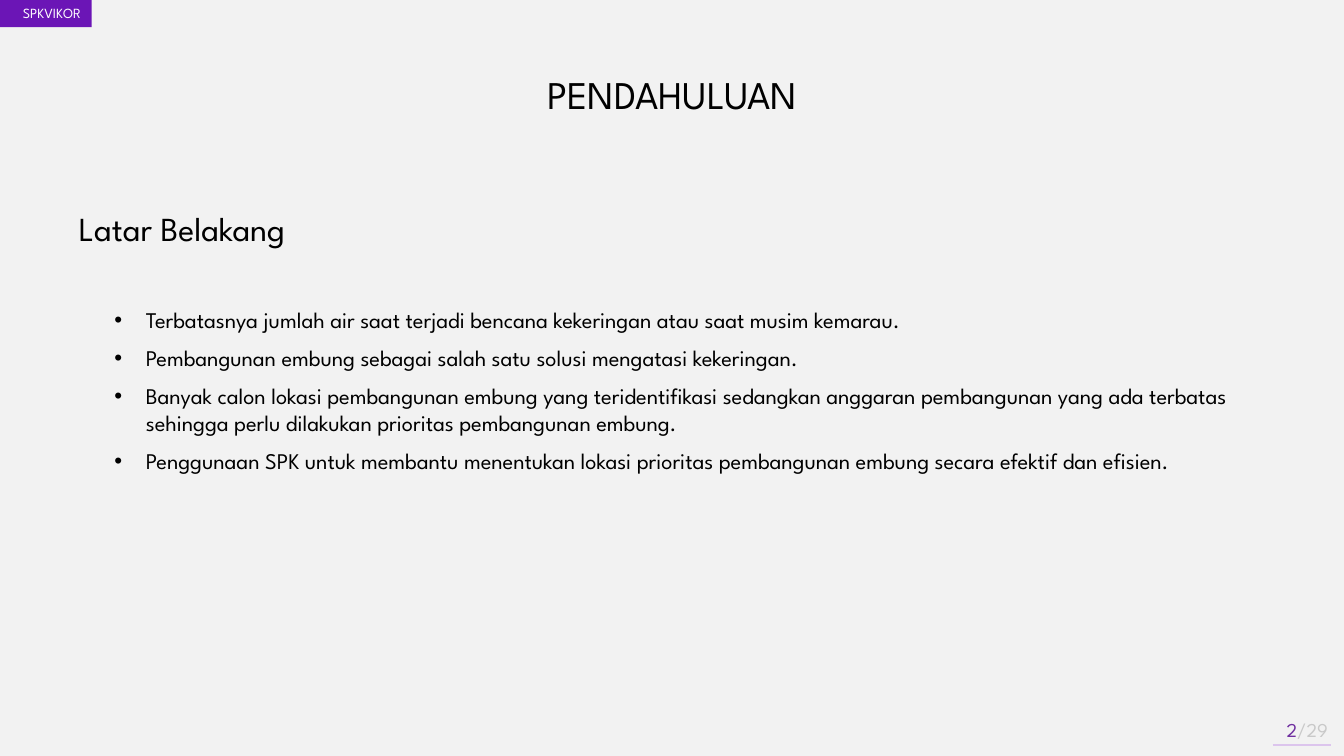
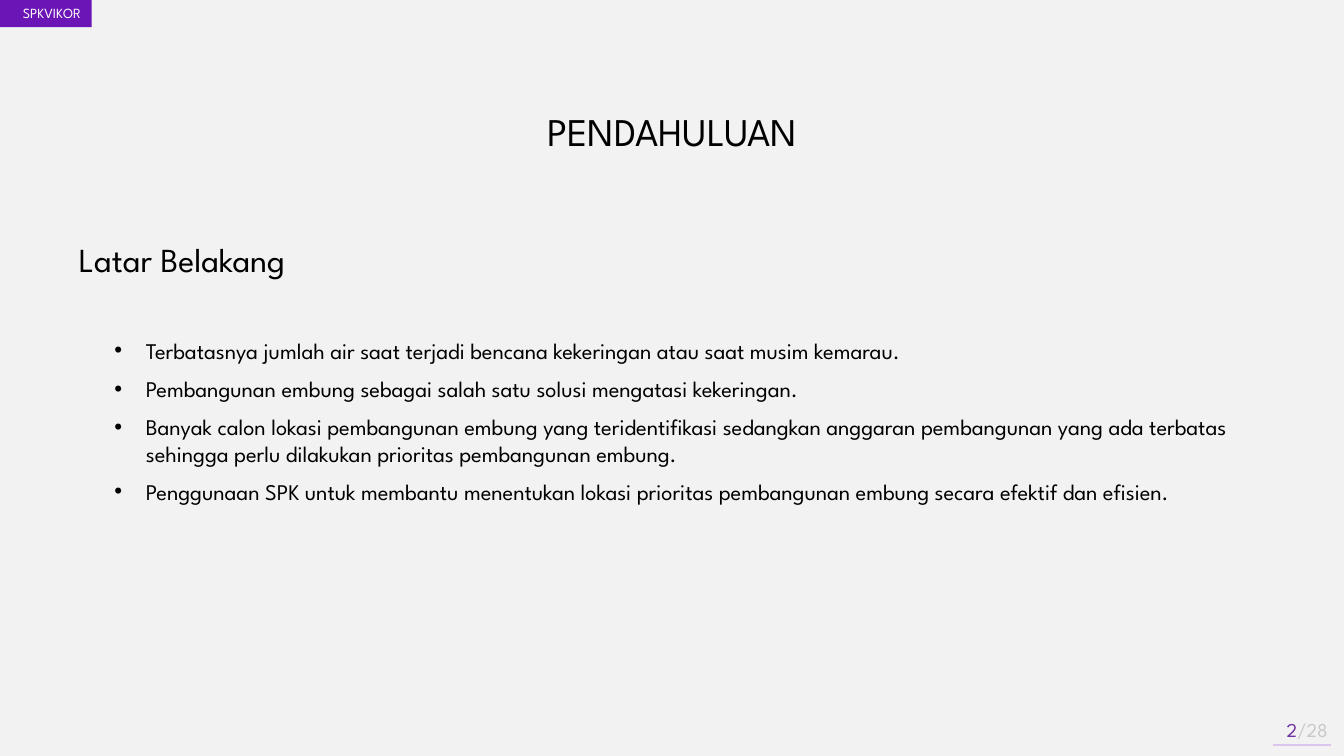
Before and after one commit to akhmadali7/TugasAkhir, a slide deck: slide 2 of PPT - TA - Akhmad Ali Sajidin - Sidang.pptx. Drawn at 1344x756 pixels with LibreOffice and Linux fonts; fonts in the diff are those of the drawing. Boxes give left, top, right and bottom in pixels: in the first picture for what was removed or moved away, otherwise in the second. Text is boxed around its words. In the diff, an @@ line names an element or a change of style, - is before the commit and + after.

```diff
--- a/PPT - TA - Akhmad Ali Sajidin - Sidang.pptx
+++ b/PPT - TA - Akhmad Ali Sajidin - Sidang.pptx
@@ text "PENDAHULUAN": place and size @@
-text "PENDAHULUAN" at <box>547,83,797,110</box>
+text "PENDAHULUAN" at <box>547,120,797,147</box>
@@ text "Latar Belakang": place and size @@
-text "Latar Belakang" at <box>79,218,286,249</box>
+text "Latar Belakang" at <box>79,249,286,280</box>
@@ text "Terbatasnya jumlah air saat terjadi ...": place and size @@
-text "Terbatasnya jumlah air saat terjadi ..." at <box>146,312,1226,474</box>
+text "Terbatasnya jumlah air saat terjadi ..." at <box>146,343,1226,505</box>
@@ page number at <box>1287,724,1328,737</box>: text changed @@
-2/29
+2/28
```
Also in this commit, not shown: 8 other slides changed, 19 other files.
